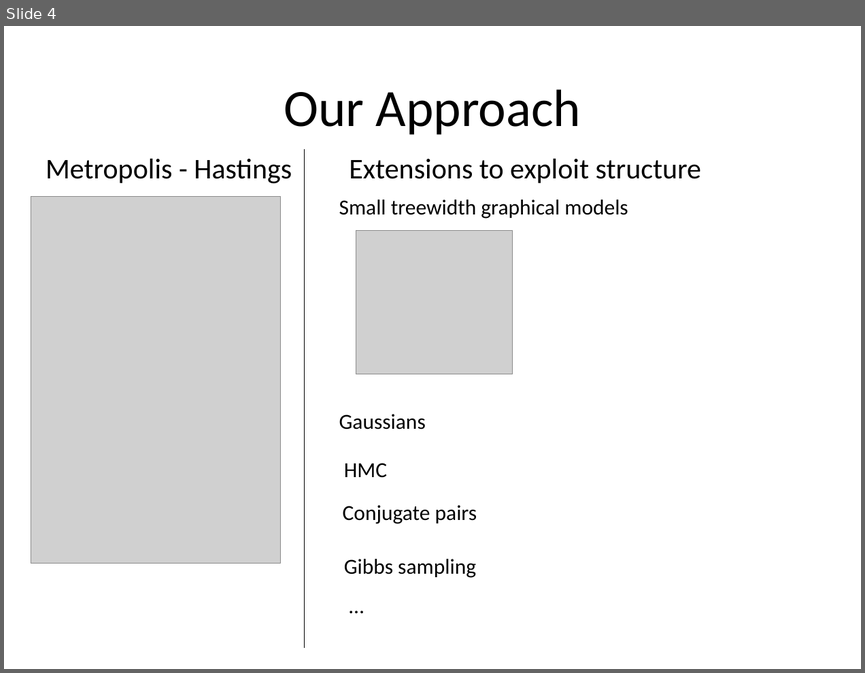
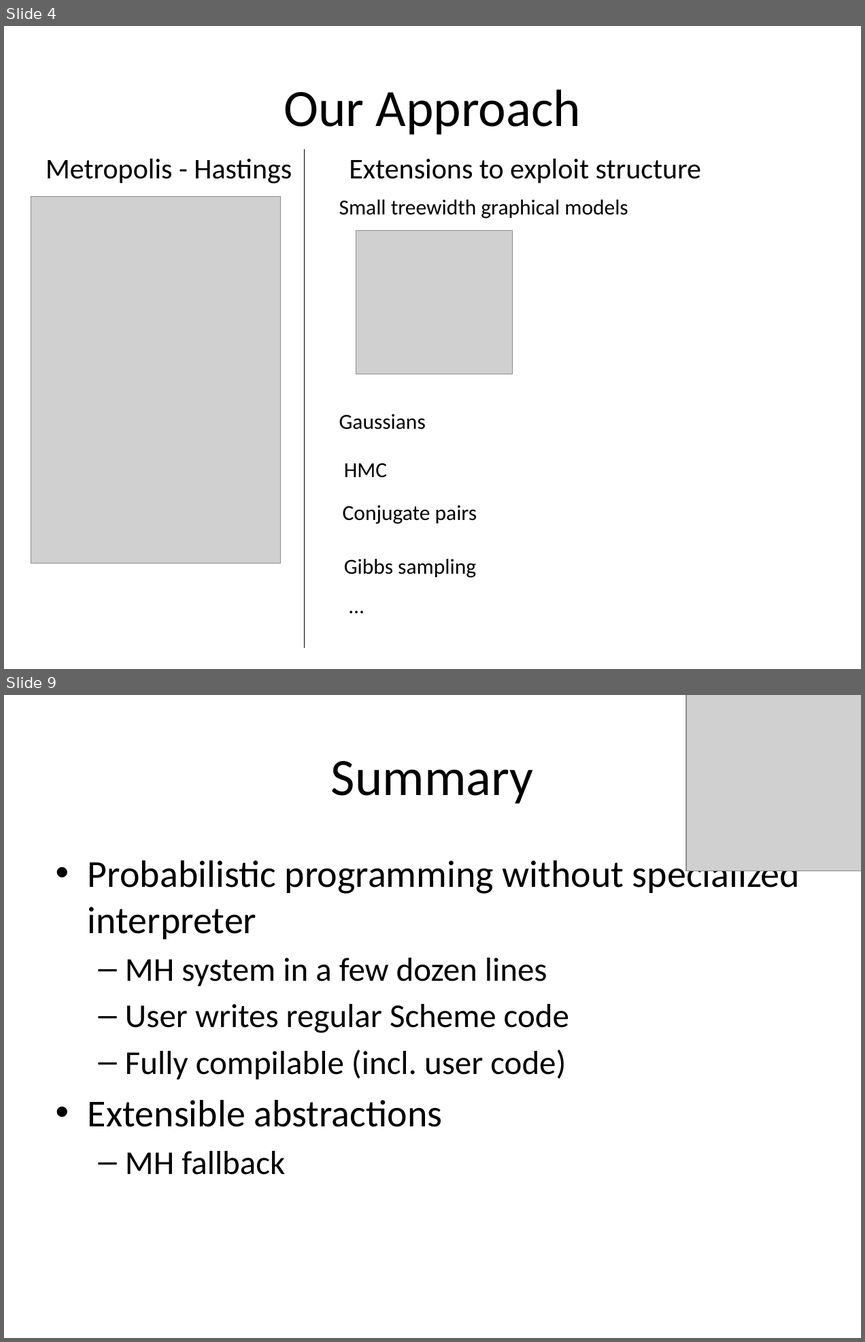
Before and after one commit to mattjj/probprog, a slide deck: SussmanCourse.ProbProgPresentation.pptx. Shown one above the other, each under a label of ours: slide 4 before the commit, slides 4 and 9 after it; the slides between them are not shown. The pictures are 865x673 and 865x1342 pixels, drawn with LibreOffice and Linux fonts; fonts in the diff are those of the drawing; grey boxes stand for pictures. Boxes give left, top, right and bottom in pixels: in the first picture for what was removed or moved away, otherwise in the second. Text is boxed around its words. In the diff, an @@ line names an element or a change of style, - is before the commit and + after.

```diff
--- a/SussmanCourse.ProbProgPresentation.pptx
+++ b/SussmanCourse.ProbProgPresentation.pptx
@@ slide 9 added at (4,695,861,1338), background #FFFFFF @@
@@ picture added at (686,695,861,870) @@
@@ title added at (331,761,533,804), 44 pt, text #000000 @@
+Summary
@@ text added at (88,855,800,1174), 28 pt, text #000000 @@
+• Probabilistic programming without specialized interpreter
+  – MH system in a few dozen lines
+  – User writes regular Scheme code
+  – Fully compilable (incl. user code)
+• Extensible abstractions
+  – MH fallback
```
Also in this commit, not shown: 3 slides changed, 3 other slides added, 4 slides removed.
